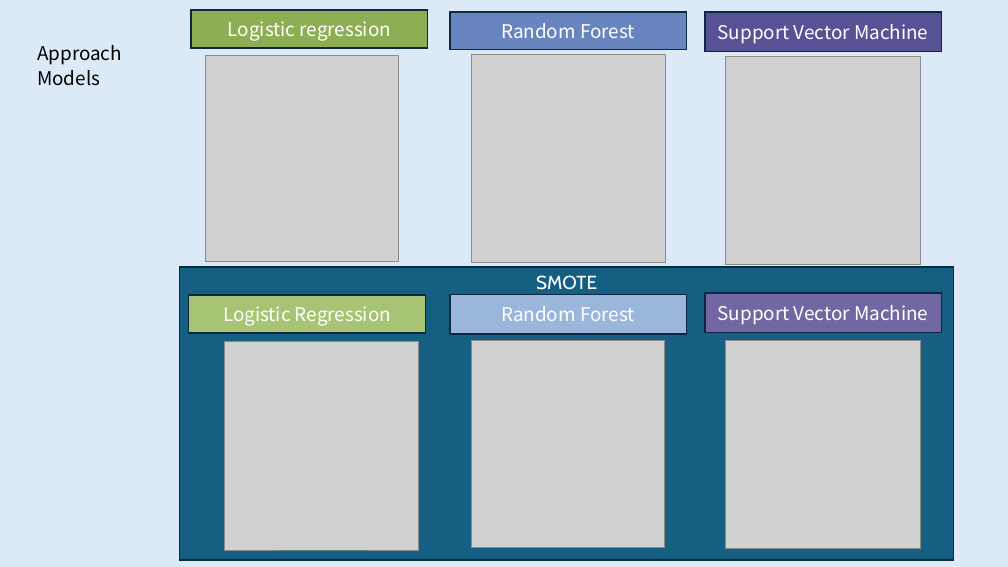
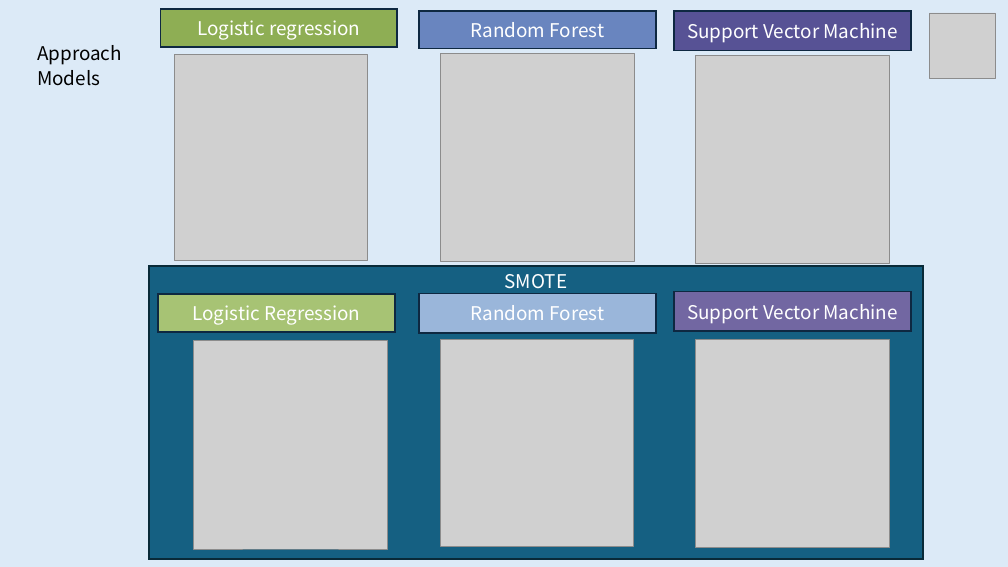
Before and after one commit to rhlt/tnbc, a slide deck: slide 12 of CapstoneProject_FinalPresentation.pptx (slide 15 before the commit). Drawn at 1008x567 pixels with LibreOffice and Linux fonts; fonts in the diff are those of the drawing; grey boxes stand for pictures. Boxes give left, top, right and bottom in pixels: in the first picture for what was removed or moved away, otherwise in the second. Text is boxed around its words. In the diff, an @@ line names an element or a change of style, - is before the commit and + after.

```diff
--- a/CapstoneProject_FinalPresentation.pptx
+++ b/CapstoneProject_FinalPresentation.pptx
@@ picture added at (930, 13, 996, 79) @@
@@ rectangle "SMOTE" at (149, 266, 923, 559): font Cabin to Noto Sans CJK JP @@
@@ 7 rectangles, 6 pictures: place and size @@
-7 rectangles, 6 pictures at (180, 10, 954, 560)
+7 rectangles, 6 pictures at (149, 9, 923, 559)
```
Also in this commit, not shown: 10 other slides changed, 6 slides added, 8 slides removed, 18 other files.
